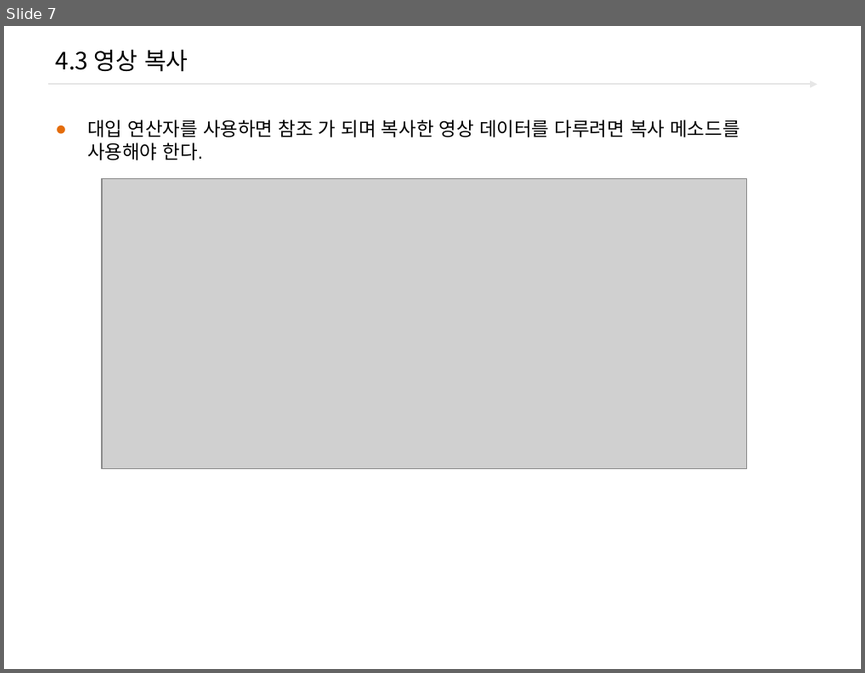
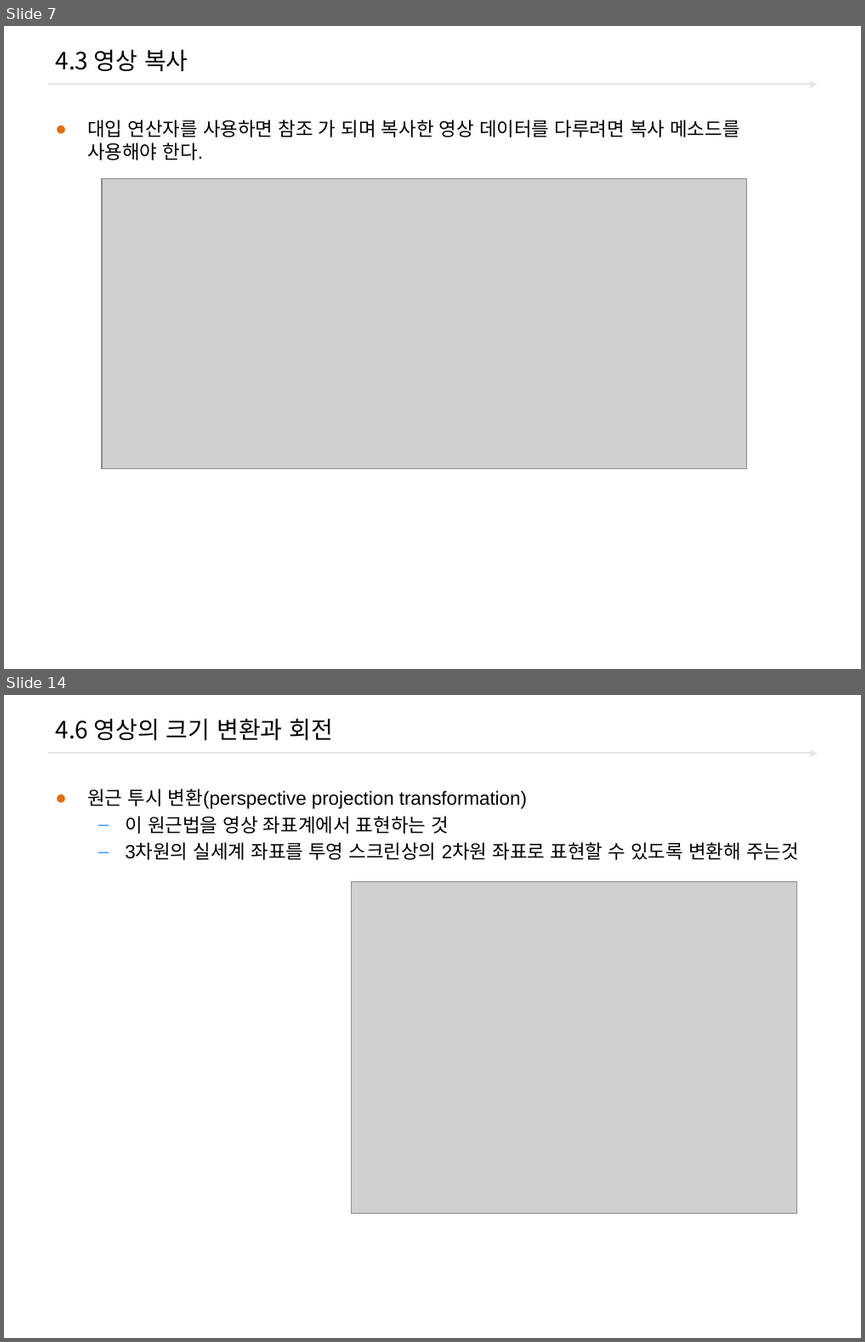
Before and after one commit to freshmea/ict_robot_dajung, a slide deck: pdf_ppt/2.OpenCV/Open_cv_04_기본 연산.pptx. Shown one above the other, each under a label of ours: slide 7 before the commit, slides 7 and 14 after it; the slides between them are not shown. The pictures are 865x673 and 865x1342 pixels, drawn with LibreOffice and Linux fonts; fonts in the diff are those of the drawing; grey boxes stand for pictures; background and template pictures are left out. Boxes give left, top, right and bottom in pixels: in the first picture for what was removed or moved away, otherwise in the second. Text is boxed around its words. In the diff, an @@ line names an element or a change of style, - is before the commit and + after.

```diff
--- a/pdf_ppt/2.OpenCV/Open_cv_04_기본 연산.pptx
+++ b/pdf_ppt/2.OpenCV/Open_cv_04_기본 연산.pptx
@@ slide 14 added at [4, 695, 861, 1338], background #FFFFFF; not listed: 1 template element that a slide beside it also shows @@
@@ title added at [55, 718, 334, 741], 20 pt, text #000000 @@
+4.6 영상의 크기 변환과 회전
@@ text added at [87, 789, 799, 860], 16 pt, text #000000 @@
+● 원근 투시 변환(perspective projection transformation)
+  – 이 원근법을 영상 좌표계에서 표현하는 것
+  – 3차원의 실세계 좌표를 투영 스크린상의 2차원 좌표로 표현할 수 있도록 변환해 주는것
@@ picture added at [352, 882, 796, 1213] @@
```
Also in this commit, not shown: 1 slide changed, 8 other slides added.
